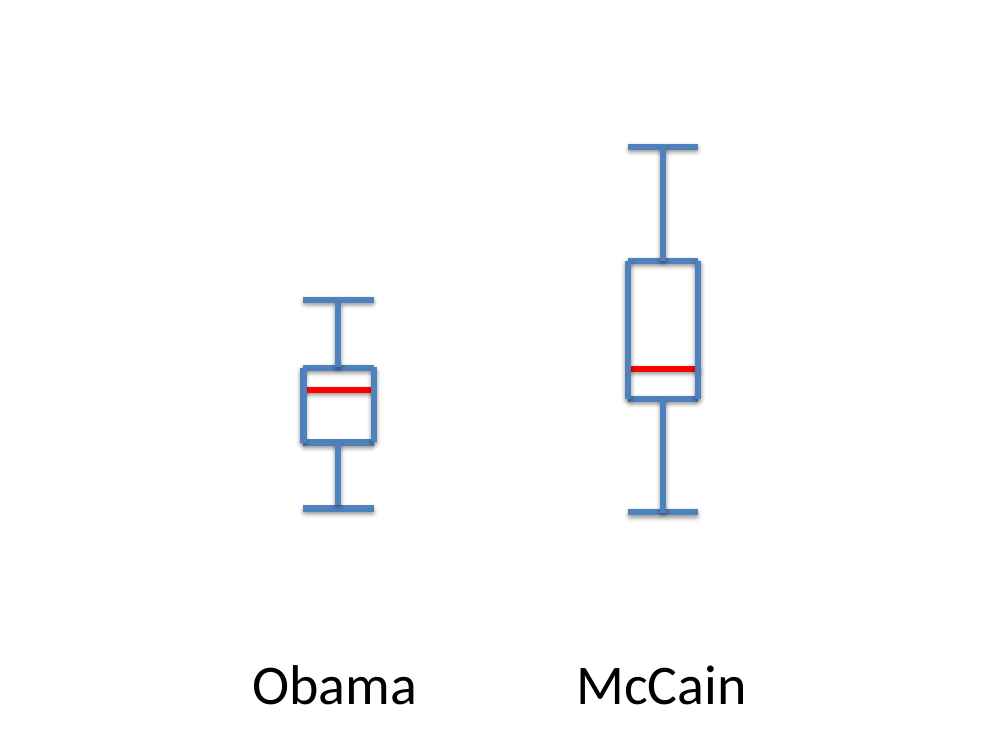
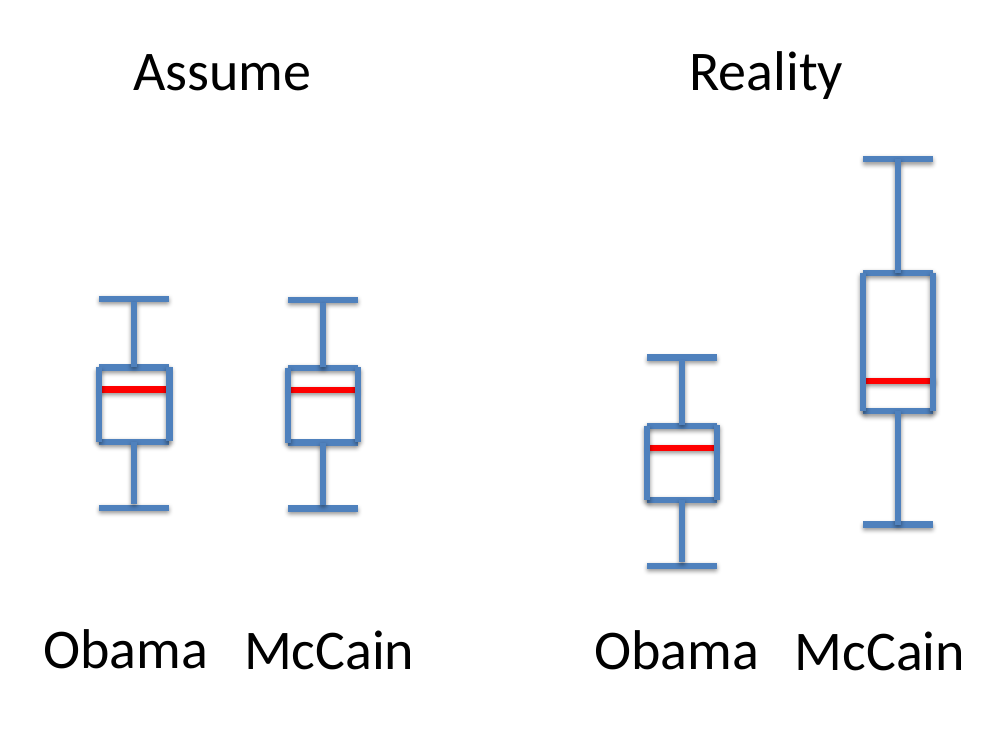
Before and after one commit to dataiap/dataiap, a slide deck: slide 17 of lectures/day3.pptx (slide 18 before the commit). Drawn at 1008x756 pixels with LibreOffice and Linux fonts; fonts in the diff are those of the drawing. Boxes give left, top, right and bottom in pixels: in the first picture for what was removed or moved away, otherwise in the second. Text is boxed around its words. In the diff, an @@ line names an element or a change of style, - is before the commit and + after.

```diff
--- a/lectures/day3.pptx
+++ b/lectures/day3.pptx
@@ text added at <box>133,54,311,91</box>, 40 pt, text #000000 @@
+Assume
@@ text added at <box>690,51,844,99</box>, 40 pt, text #000000 @@
+Reality
@@ 9 lines: place and size @@
-9 lines at <box>628,147,701,513</box>
+9 lines at <box>863,159,935,525</box>
@@ line added from (99, 299) to (169, 299), #4F81BD 4.5 pt @@
@@ 9 lines: place and size @@
-9 lines at <box>303,299,374,508</box>
+9 lines at <box>288,299,358,508</box>
@@ line added from (134, 302) to (134, 367), #4F81BD 4.5 pt @@
@@ line added from (647, 358) to (718, 358), #4F81BD 4.5 pt @@
@@ line added from (99, 389) to (169, 389), #FF0000 4.5 pt @@
@@ line added from (99, 368) to (169, 368), #4F81BD 4.5 pt @@
@@ line added from (99, 368) to (99, 443), #4F81BD 4.5 pt @@
@@ line added from (169, 367) to (169, 442), #4F81BD 4.5 pt @@
@@ line added from (681, 361) to (681, 425), #4F81BD 4.5 pt @@
@@ line added from (99, 443) to (169, 443), #4F81BD 4.5 pt @@
@@ line added from (134, 443) to (134, 504), #4F81BD 4.5 pt @@
@@ line added from (647, 448) to (718, 448), #FF0000 4.5 pt @@
@@ line added from (647, 425) to (718, 425), #4F81BD 4.5 pt @@
@@ line added from (647, 425) to (647, 500), #4F81BD 4.5 pt @@
@@ line added from (718, 425) to (718, 500), #4F81BD 4.5 pt @@
@@ line added from (99, 508) to (169, 508), #4F81BD 4.5 pt @@
@@ line added from (647, 500) to (718, 500), #4F81BD 4.5 pt @@
@@ line added from (681, 500) to (681, 562), #4F81BD 4.5 pt @@
@@ line added from (647, 566) to (718, 566), #4F81BD 4.5 pt @@
@@ text "Obama": place and size @@
-text "Obama" at <box>253,665,418,705</box>
+text "Obama" at <box>43,629,208,669</box>
@@ text "McCain": place and size @@
-text "McCain" at <box>576,665,746,705</box>
+text "McCain" at <box>244,630,414,670</box>
@@ text added at <box>594,630,759,670</box>, 40 pt, text #000000 @@
+Obama
@@ text added at <box>795,631,965,671</box>, 40 pt, text #000000 @@
+McCain
```
Also in this commit, not shown: 8 other slides changed, 6 slides added, 10 slides removed.
